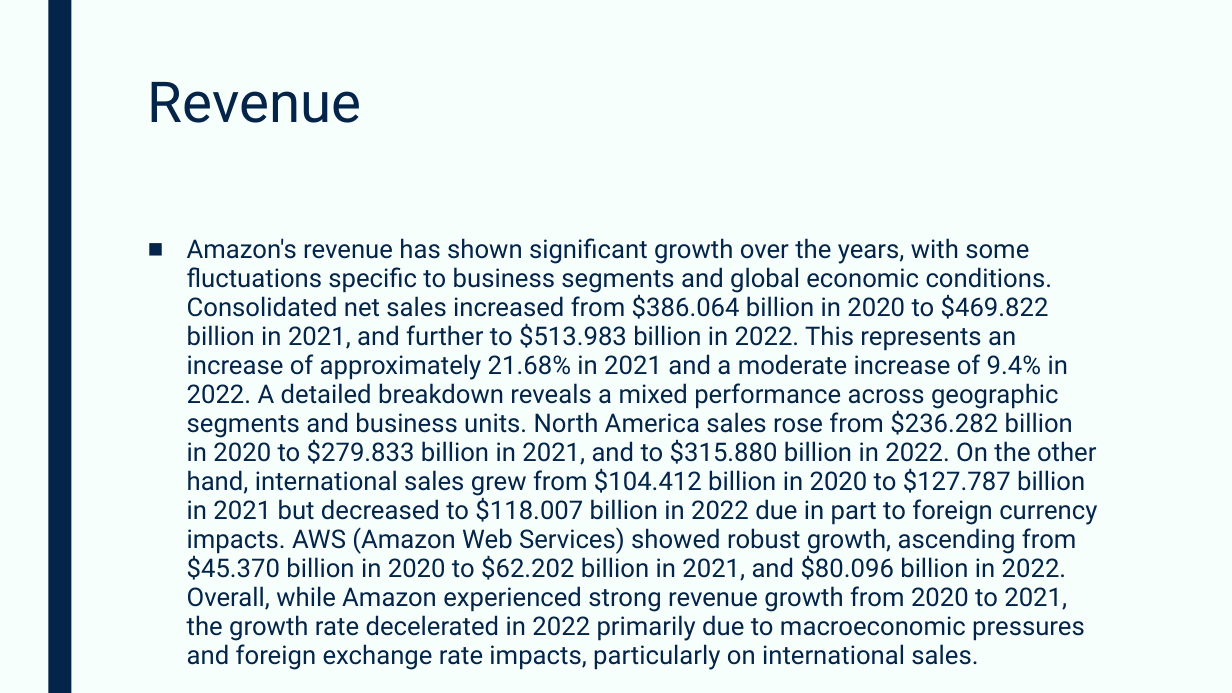
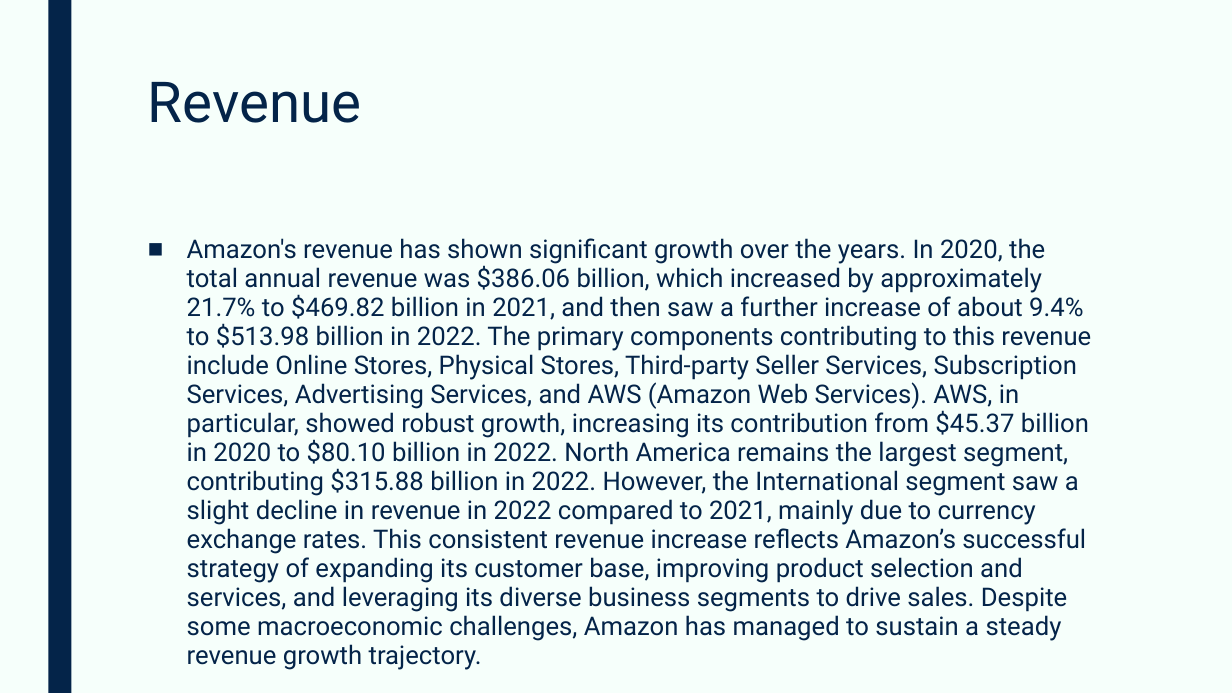
Before and after one commit to devangovind/AMUCLDISS, a slide deck: slide 3 of fastapi-backend/app/pres/output.pptx. Drawn at 1232x693 pixels with LibreOffice and Linux fonts; fonts in the diff are those of the drawing. Boxes give left, top, right and bottom in pixels: in the first picture for what was removed or moved away, otherwise in the second. Text is boxed around its words. In the diff, an @@ line names an element or a change of style, - is before the commit and + after.

```diff
--- a/fastapi-backend/app/pres/output.pptx
+++ b/fastapi-backend/app/pres/output.pptx
@@ text at [187, 238, 1091, 612]: text changed @@
-■ Amazon's revenue has shown significant growth over the years, with some fluctuations specific to business segments and global economic conditions. Consolidated net sales increased from $386.064 billion in 2020 to $469.822 billion in 2021, and further to $513.983 billion in 2022. This represents an increase of approximately 21.68% in 2021 and a moderate increase of 9.4% in 2022. A detailed breakdown reveals a mixed performance across geographic segments and business units. North America sales rose from $236.282 billion in 2020 to $279.833 billion in 2021, and to $315.880 billion in 2022. On the other hand, international sales grew from $104.412 billion in 2020 to $127.787 billion in 2021 but decreased to $118.007 billion in 2022 due in part to foreign currency impacts. AWS (Amazon Web Services) showed robust growth, ascending from $45.370 billion in 2020 to $62.202 billion in 2021, and $80.096 billion in 2022. Overall, while Amazon experienced strong revenue growth from 2020 to 2021, the growth rate decelerated in 2022 primarily due to macroeconomic pressures and foreign exchange rate impacts, particularly on international sales.
+■ Amazon's revenue has shown significant growth over the years. In 2020, the total annual revenue was $386.06 billion, which increased by approximately 21.7% to $469.82 billion in 2021, and then saw a further increase of about 9.4% to $513.98 billion in 2022. The primary components contributing to this revenue include Online Stores, Physical Stores, Third-party Seller Services, Subscription Services, Advertising Services, and AWS (Amazon Web Services). AWS, in particular, showed robust growth, increasing its contribution from $45.37 billion in 2020 to $80.10 billion in 2022. North America remains the largest segment, contributing $315.88 billion in 2022. However, the International segment saw a slight decline in revenue in 2022 compared to 2021, mainly due to currency exchange rates. This consistent revenue increase reflects Amazon’s successful strategy of expanding its customer base, improving product selection and services, and leveraging its diverse business segments to drive sales. Despite some macroeconomic challenges, Amazon has managed to sustain a steady revenue growth trajectory.
```
Also in this commit, not shown: 7 other slides changed, 4 other files.
